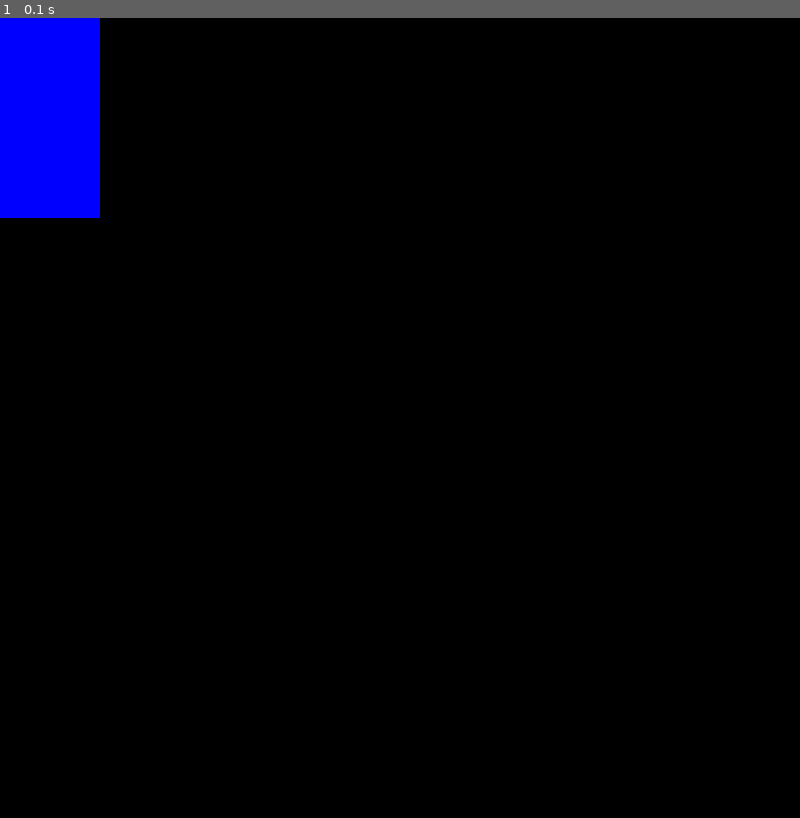
Above: before the commit, frame 1.
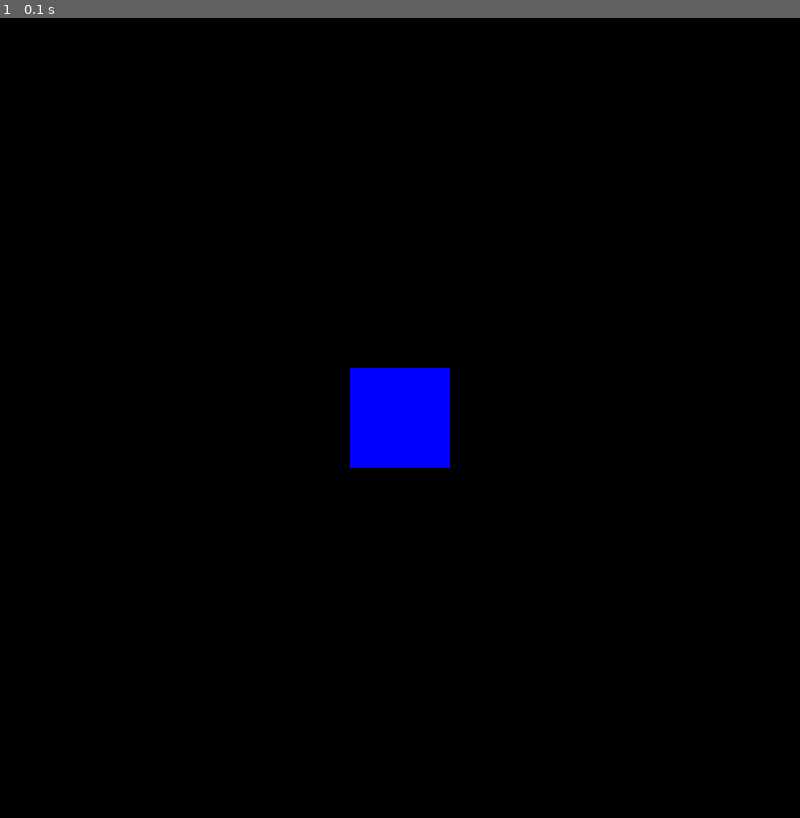
Above: after the commit, the same moment.

Repository: benalaluf/Ben_pygame_project
Game: pygame game, started from main.py
Two runs of this game, one before a commit and one after it. Both use one fixed random seed, a clock stepped at 60 frames per second and the inputs below.
Inputs:
- Up to frame 1 (0.1 s): no input

The runs differ from the first frame. In frame 1, 4.7% of the frame differs, in the area x 0-57%, y 0-57%.

Commit message:
creating a window!

Diff:
--- a/main.py
+++ b/main.py
@@ -9,7 +9,7 @@
     pygame.display.set_caption("Ben's Game")
     clock = pygame.time.Clock()
 
-    test_surface = pygame.Surface((100, 200))
+    test_surface = pygame.Surface((100, 100))
     test_surface.fill('Blue')
 
     while True:
@@ -18,7 +18,7 @@
                 pygame.quit()
                 exit()
 
-        screen.blit(test_surface, (0, 0))
+        screen.blit(test_surface, (350, 350))
         pygame.display.update()
         clock.tick(60)
 
